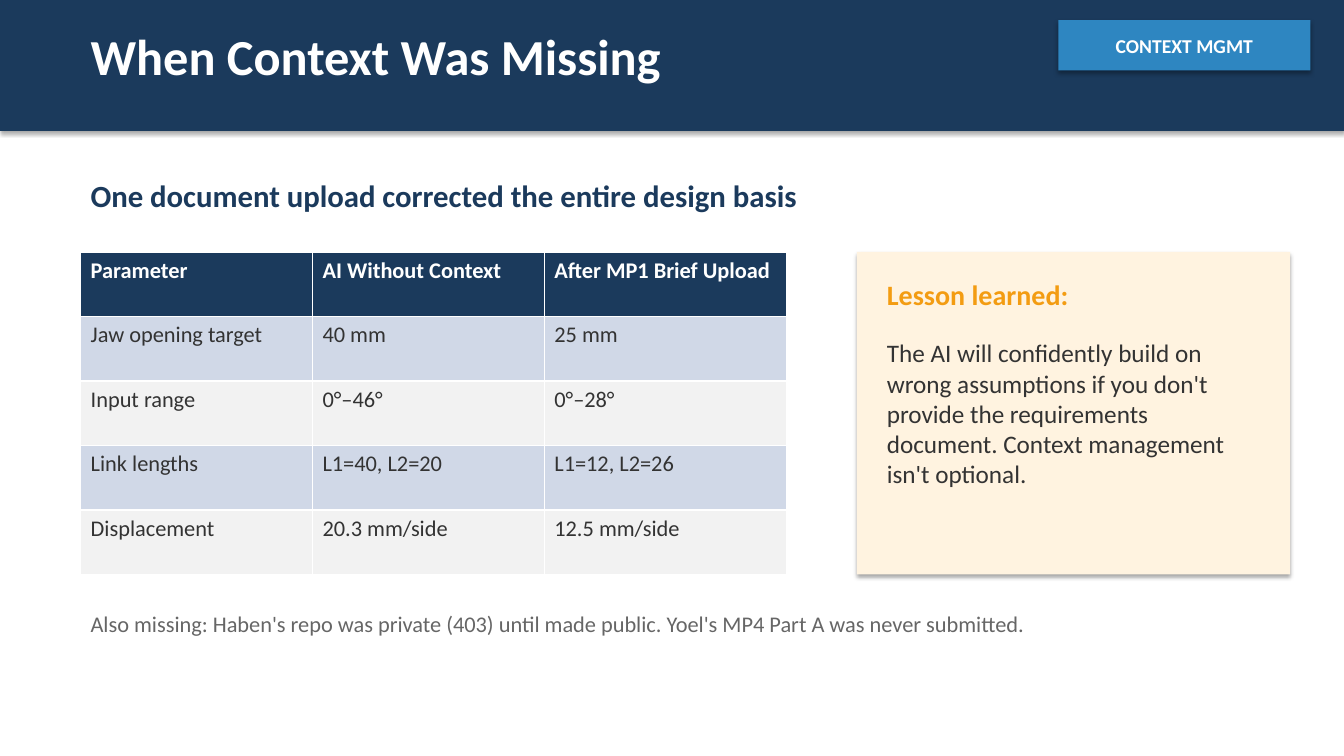
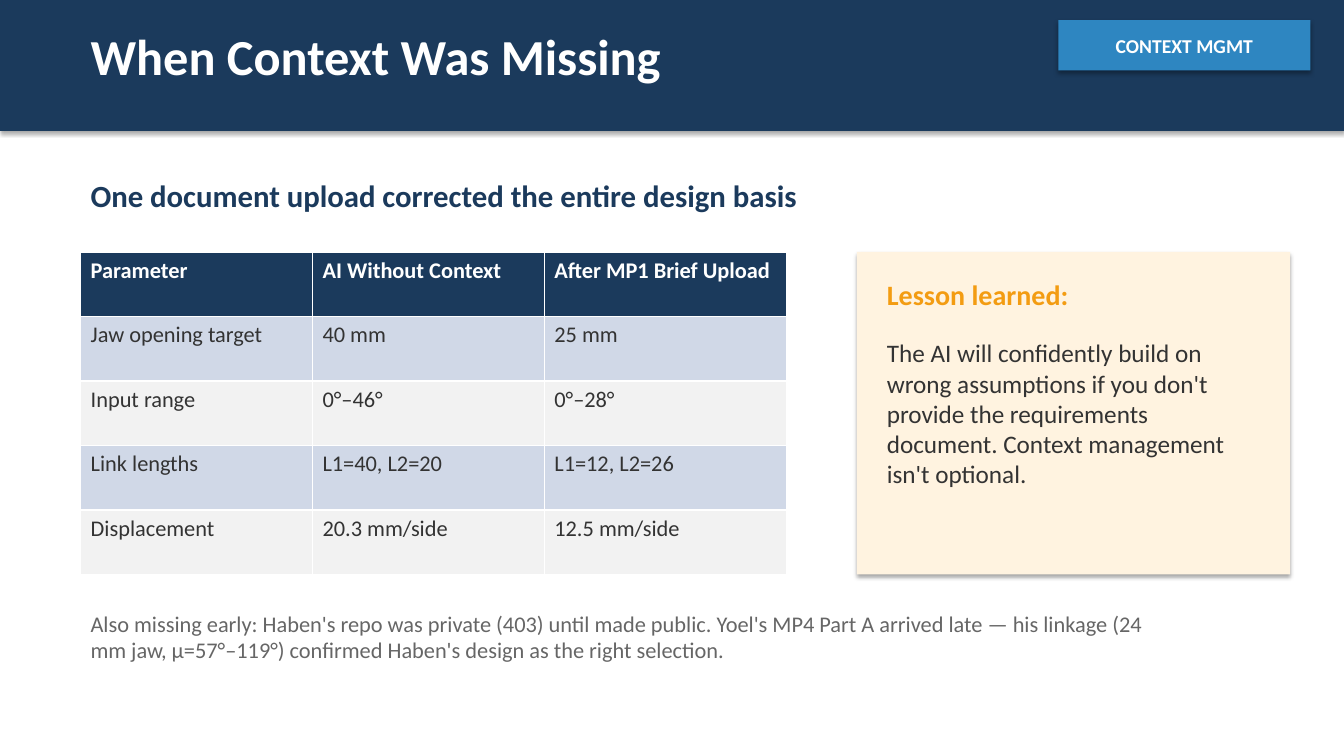
Before and after one commit to DavidR734/ai-in-pd-spring2026-2, a slide deck: slide 5 of MP5/slides.pptx. Drawn at 1344x756 pixels with LibreOffice and Linux fonts; fonts in the diff are those of the drawing. Boxes give left, top, right and bottom in pixels: in the first picture for what was removed or moved away, otherwise in the second. Text is boxed around its words. In the diff, an @@ line names an element or a change of style, - is before the commit and + after.

```diff
--- a/MP5/slides.pptx
+++ b/MP5/slides.pptx
@@ text at bbox=[91, 616, 1141, 662]: text changed @@
-Also missing: Haben's repo was private (403) until made public. Yoel's MP4 Part A was never submitted.
+Also missing early: Haben's repo was private (403) until made public. Yoel's MP4 Part A arrived late — his linkage (24 mm jaw, μ=57°–119°) confirmed Haben's design as the right selection.
```
Also in this commit, not shown: 1 other file.
